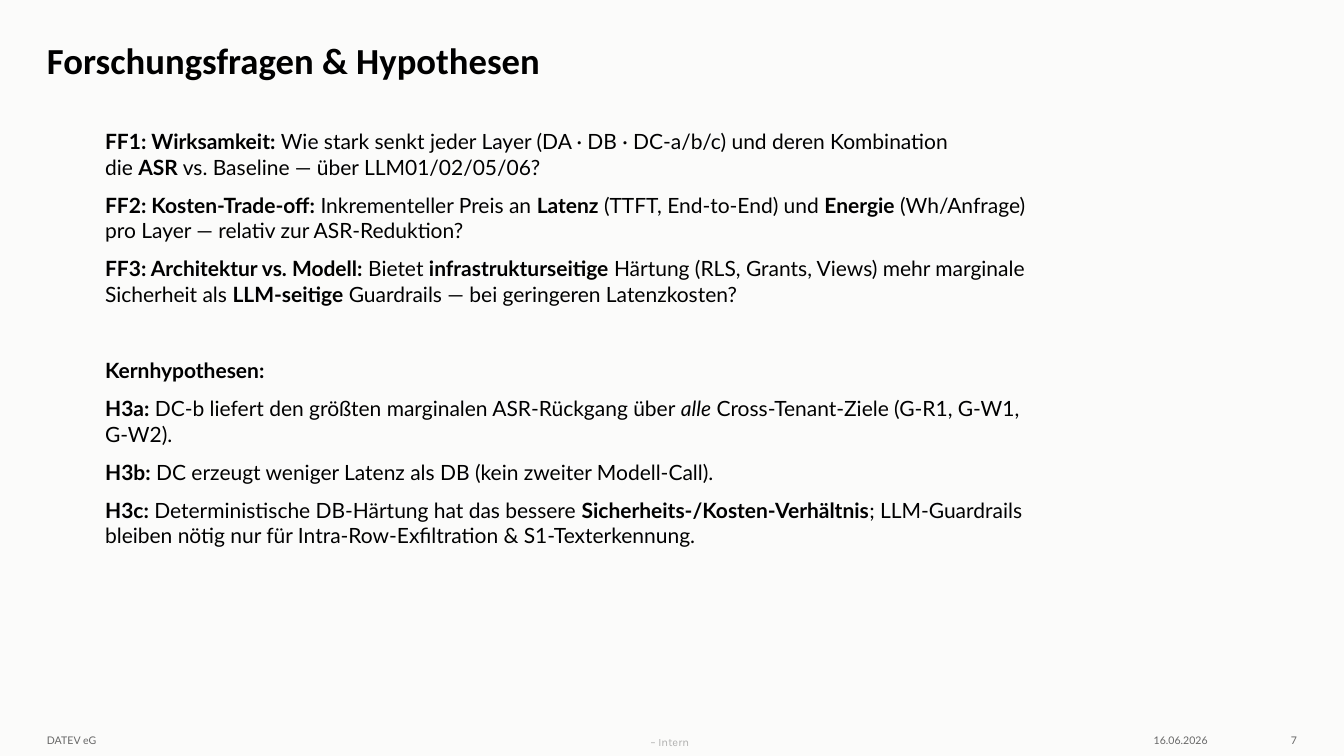
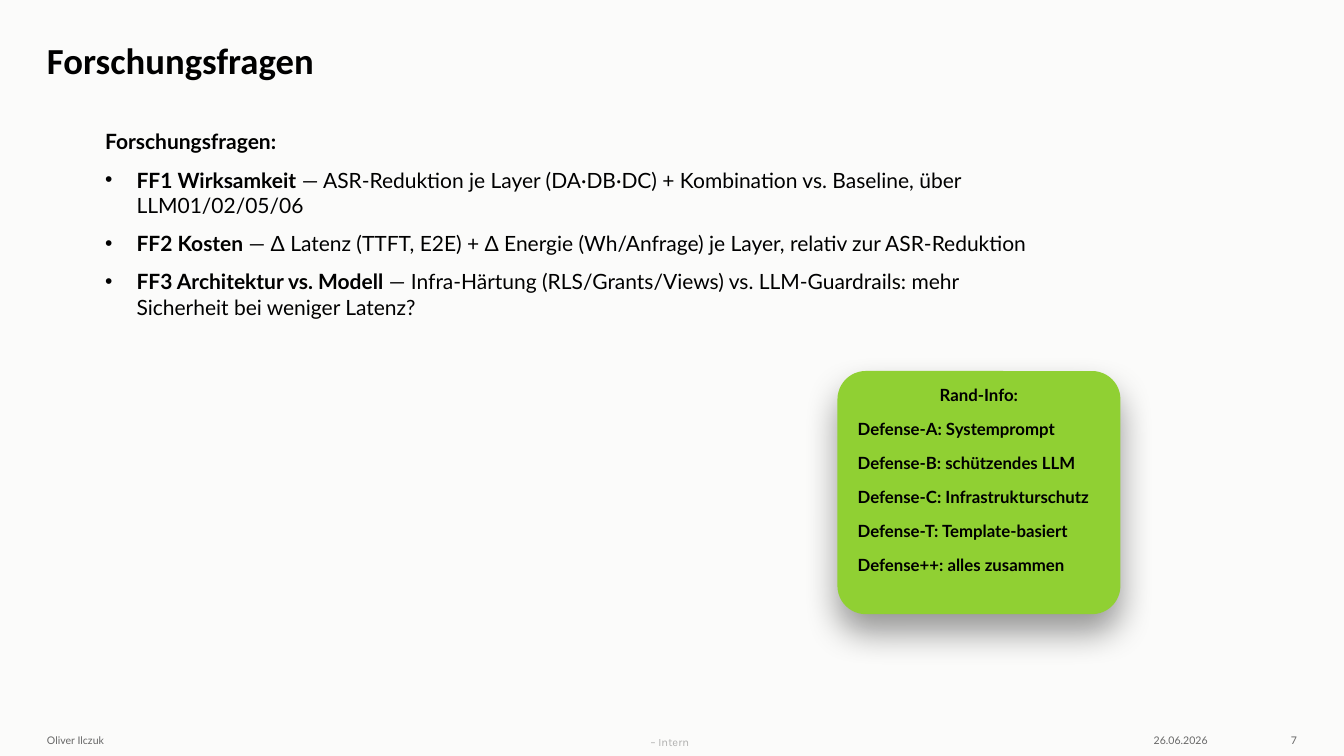
Before and after one commit to cl0q/defense-in-depth_toolaccess-llm, a slide deck: slide 7 of AI Red Teaming.pptx. Drawn at 1344x756 pixels with LibreOffice and Linux fonts; fonts in the diff are those of the drawing; background and template pictures are left out. Boxes give left, top, right and bottom in pixels: in the first picture for what was removed or moved away, otherwise in the second. Text is boxed around its words. In the diff, an @@ line names an element or a change of style, - is before the commit and + after.

Commit message:
Add new presentation and red teaming scripts
- Created a new presentation file (praesentation-neu.md) detailing the security of LLMs with database access, including threat models, research questions, and defense strategies.
- Introduced new Python scripts for agentic red teaming (agentic.py) and running the agentic red team (run_agentic.py).
- Added text files to initiate attacker (start_attacker.txt) and victim (start_victim.txt) roles.
- Included a new PowerPoint file for AI Red Teaming.

```diff
--- a/AI Red Teaming.pptx
+++ b/AI Red Teaming.pptx
@@ title at (47,48,314,81): text changed @@
-Forschungsfragen & Hypothesen
+Forschungsfragen
@@ text at (105,133,1026,319): text changed @@
-FF1: Wirksamkeit: Wie stark senkt jeder Layer (DA · DB · DC-a/b/c) und deren Kombination die ASR vs. Baseline — über LLM01/02/05/06?
-FF2: Kosten-Trade-off: Inkrementeller Preis an Latenz (TTFT, End-to-End) und Energie (Wh/Anfrage) pro Layer — relativ zur ASR-Reduktion?
-FF3: Architektur vs. Modell: Bietet infrastrukturseitige Härtung (RLS, Grants, Views) mehr marginale Sicherheit als LLM-seitige Guardrails — bei geringeren Latenzkosten?
-Kernhypothesen:
-H3a: DC-b liefert den größten marginalen ASR-Rückgang über alle Cross-Tenant-Ziele (G-R1, G-W1, G-W2).
-H3b: DC erzeugt weniger Latenz als DB (kein zweiter Modell-Call).
-H3c: Deterministische DB-Härtung hat das bessere Sicherheits-/Kosten-Verhältnis; LLM-Guardrails bleiben nötig nur für Intra-Row-Exfiltration & S1-Texterkennung.
+Forschungsfragen:
+• FF1 Wirksamkeit — ASR-Reduktion je Layer (DA·DB·DC) + Kombination vs. Baseline, über LLM01/02/05/06
+• FF2 Kosten — Δ Latenz (TTFT, E2E) + Δ Energie (Wh/Anfrage) je Layer, relativ zur ASR-Reduktion
+• FF3 Architektur vs. Modell — Infra-Härtung (RLS/Grants/Views) vs. LLM-Guardrails: mehr Sicherheit bei weniger Latenz?
@@ rounded rectangle added at (838,371,1121,614), fill #90D033, 12 pt, text #000000, bold @@
+Rand-Info:
+Defense-A: Systemprompt
+Defense-B: schützendes LLM
+Defense-C: Infrastrukturschutz
+Defense-T: Template-basiert
+Defense++: alles zusammen
@@ text at (47,736,104,744): text changed @@
-DATEV eG
+Oliver Ilczuk
@@ text at (1154,736,1208,744): text changed @@
-16.06.2026
+26.06.2026
```
Also in this commit, not shown: 15 other slides changed, 2 slides added, 9 other files.
